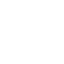
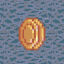
Layered file, before and after one edit (64 × 64). Changes by layer:
added layer "Coin-6.png.png" above "Pasted Layer #1" over 18, 17, 46, 51
showed "Pasted Layer #2" over 0, 0, 64, 64
